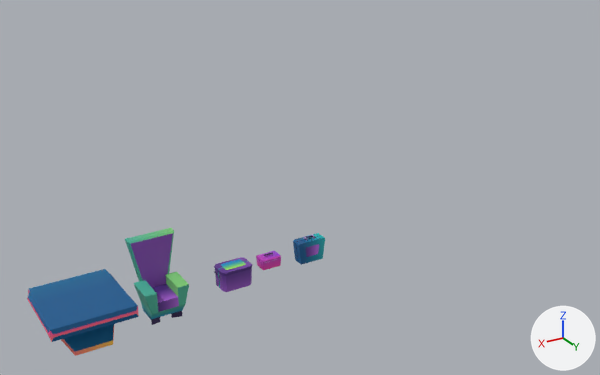
The Blender file 3_Blend_Files/StylizedMeshes.blend: old version first, new version second.
One viewpoint serves both versions: a 50 mm lens placed at (9.59, 17.38, 11.09), pointed at (-0.94, -0.17, 2.32). Every picture has the same lights, and +X, +Y and +Z are marked at lower right. The picture after the commit comes second.

Script lines for the objects in view, before the commit:
```python
ob_caravanbody = bpy.data.objects.new('CaravanBody', me_cylinder_010)
ob_caravanbody.parent = ob_caravan_stylized
ob_caravanbody.location = (-7.402, 3.969, 3.455)
ob_caravanbody.rotation_euler = (0.0, 4.709, 0.0)  # degrees (0, 270, 0)
ob_caravanbody.scale = (1.0, 1.62, 2.96)
ob_door = bpy.data.objects.new('Door', me_cube_011)
ob_door.parent = ob_caravanbody
ob_door.location = (-6.739, 5.533, 2.251)
ob_rearwindow = bpy.data.objects.new('RearWindow', me_cube)
ob_rearwindow.parent = ob_windows
ob_rearwindow.location = (-4.287, 4.373, 3.586)
ob_rearwindow.rotation_euler = (0.0, 0.0238, 0.0)  # degrees (0, 1.4, 0)
ob_rfwindow = bpy.data.objects.new('RFWindow', me_cube_013)
ob_rfwindow.parent = ob_windows
ob_rfwindow.location = (-9.486, 5.074, 3.745)
ob_rfwindow.rotation_euler = (0.0, 0.0238, 1.571)  # degrees (0, 1.4, 90)
ob_rrwindow = bpy.data.objects.new('RRWindow', me_cube_012)
ob_rrwindow.parent = ob_windows
ob_rrwindow.location = (-5.944, 5.074, 3.532)
ob_rrwindow.rotation_euler = (0.0, 0.0238, 1.571)  # degrees (0, 1.4, 90)
ob_rtyre = bpy.data.objects.new('RTyre', me_cylinder_012)
ob_rtyre.parent = ob_rearwheels
ob_rtyre.location = (-5.569, 4.531, 0.685)
ob_rtyre.rotation_euler = (1.571, 0.0, 0.0)  # degrees (90, 0, 0)
ob_rtyre.scale = (3.01, 3.01, 0.29)
ob_rwheel = bpy.data.objects.new('RWheel', me_cylinder_013)
ob_rwheel.parent = ob_rearwheels
ob_rwheel.location = (-5.584, 4.812, 0.722)
ob_rwheel.rotation_euler = (1.571, 0.0, 0.0)  # degrees (90, 0, 0)
ob_rwheel.scale = (0.26, 0.573, 0.165)
ob_suitcase_type1 = bpy.data.objects.new('SuitCase_Type1', me_cube_022)
ob_suitcase_type1.location = (-1.23, 0.0, 0.0)
ob_suitcase_type1.scale = (0.426, 0.319, 0.426)
ob_towhitch = bpy.data.objects.new('TowHitch', me_cube_008)
ob_towhitch.parent = ob_caravanbody
ob_towhitch.location = (-11.17, 3.94, 1.35)
ob_towhitch.rotation_euler = (0.0, -0.00384, 0.0)  # degrees (0, -0.2, 0)
ob_towhitch.scale = (1.0, 0.247, 0.227)
# also in view: 'Table' at (5.33, 0.36, 0.62); 'Chair' at (3.34, 0.25, 1.07); 'CoolerBox' at (1.27, 0.16, 0.43)
```
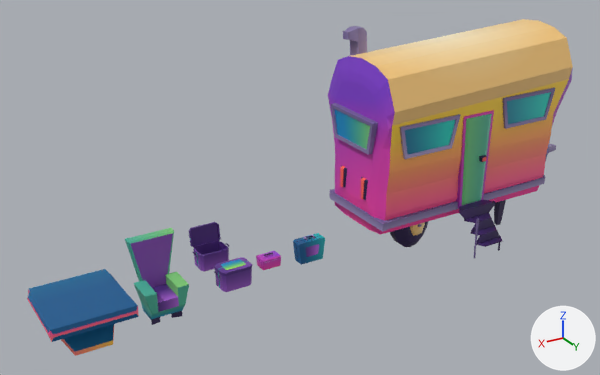
Commit message: Modified Cooler Mesh to create Cooler_Open

Not visible in the pictures: 'Handle.004', 'Handle.005'.

ob_caravan_stylized is not drawn itself; it is the parent of ob_caravanbody.

Changed parts and their boxes [x1, y1, x2, y2] in the pictures (600 x 375 px):
'CaravanBody', shown (brown): after [328, 19, 573, 235]
'Door', shown (green): after [456, 110, 494, 208]
'RRWindow', shown (cyan): after [400, 114, 461, 159]
'StructureSupport', shown: after [330, 175, 545, 232]
'RearWindow', shown: after [331, 103, 378, 155]
'RFWindow', shown (cyan): after [503, 88, 555, 129]
'CaravanSteps', shown (purple): after [459, 200, 502, 259]
'CoolerBox.001', added (purple): after [193, 241, 229, 272]
'CoolerLid.001', added (purple): after [189, 222, 221, 248]
'Vent', shown (purple): after [343, 26, 367, 56]
'RTyre', shown (purple): after [390, 222, 428, 247]
'Cube.003', shown: after [494, 200, 506, 225]
'LLight', shown: after [340, 165, 347, 187]
'RWheel', shown: after [410, 222, 425, 235]
'RLight', shown: after [361, 177, 368, 200]
'TowHitch', shown: after [545, 140, 556, 162]
'DoorButton', shown: after [479, 155, 487, 162]

What changed in the scene script:
```text
Change ob_towhitch:
    remove ob_towhitch.hide_set(True)  # its collection is switched off
Change ob_caravanbody:
    remove ob_caravanbody.hide_set(True)  # its collection is switched off
Change ob_rtyre:
    remove ob_rtyre.hide_set(True)  # its collection is switched off
Change ob_rwheel:
    remove ob_rwheel.hide_set(True)  # its collection is switched off
Change ob_rearwindow:
    remove ob_rearwindow.hide_set(True)  # its collection is switched off
Change ob_rfwindow:
    remove ob_rfwindow.hide_set(True)  # its collection is switched off
Change ob_rrwindow:
    remove ob_rrwindow.hide_set(True)  # its collection is switched off
Change ob_door:
    remove ob_door.hide_set(True)  # its collection is switched off
Change ob_structuresupport:
    remove ob_structuresupport.hide_set(True)  # its collection is switched off
Change ob_caravan_stylized:
    ob_caravan_stylized.location: (1.338, -2.922, 2.922) -> (-5.889, -0.226, 2.922)
Change ob_cube_003:
    remove ob_cube_003.hide_set(True)  # its collection is switched off
Change ob_caravansteps:
    remove ob_caravansteps.hide_set(True)  # its collection is switched off
Change ob_doorbutton:
    remove ob_doorbutton.hide_set(True)  # its collection is switched off
Change ob_llight:
    remove ob_llight.hide_set(True)  # its collection is switched off
Change ob_rlight:
    remove ob_rlight.hide_set(True)  # its collection is switched off
Change ob_vent:
    remove ob_vent.hide_set(True)  # its collection is switched off
Add ob_handle_005:
    ob_handle_005 = bpy.data.objects.new('Handle.005', me_cube_034)  # 28 vertices, 24 faces; spans x -0.39..0.3, y -1.48..1.45, z -0.38..0.42; in mat_material_006 (picture img_atlasmap_png_006)
    ob_handle_005.parent = ob_coolerbox_001
    ob_handle_005.location = (1.739, 0.161, 0.624)
    ob_handle_005.scale = (0.148, 0.0608, 0.065)
Add ob_coolerbox_001:
    ob_coolerbox_001 = bpy.data.objects.new('CoolerBox.001', me_cube_036)  # 55 vertices, 45 faces; spans x -0.449..0.411, y -0.298..0.26, z -0.43..0.463; in mat_material_006 (picture img_atlasmap_png_006)
    ob_coolerbox_001.parent = ob_cooler_open
    ob_coolerbox_001.location = (1.289, 0.176, 0.417)
    ob_coolerbox_001.scale = (1.0, 1.0, 0.562)
Add ob_cooler_open:
    ob_cooler_open = bpy.data.objects.new('Cooler_Open', None)
    ob_cooler_open.location = (1.28, -1.174, 0.447)
Add ob_handle_004:
    ob_handle_004 = bpy.data.objects.new('Handle.004', me_cube_033)  # 28 vertices, 24 faces; spans x -0.39..0.3, y -1.48..1.45, z -0.38..0.42; in mat_material_005 (picture img_atlasmap_png_005)
    ob_handle_004.parent = ob_coolerbox_001
    ob_handle_004.location = (0.799, 0.161, 0.624)
    ob_handle_004.rotation_euler = (0.0, 0.0, 3.142)  # degrees (0, 0, 180)
    ob_handle_004.scale = (0.148, 0.0608, 0.065)
Add ob_coolerlid_001:
    ob_coolerlid_001 = bpy.data.objects.new('CoolerLid.001', me_cube_035)  # 74 vertices, 60 faces; spans x -0.426..0.434, y -0.296..0.262, z -0.074..0.103; in mat_material_006 (picture img_atlasmap_png_006)
    ob_coolerlid_001.parent = ob_cooler_open
    ob_coolerlid_001.location = (1.264, -0.225, 0.927)
    ob_coolerlid_001.rotation_euler = (1.748, 0.0, 0.0)  # degrees (100, 0, 0)
    ob_coolerlid_001.scale = (1.02, 1.02, 0.562)
```
